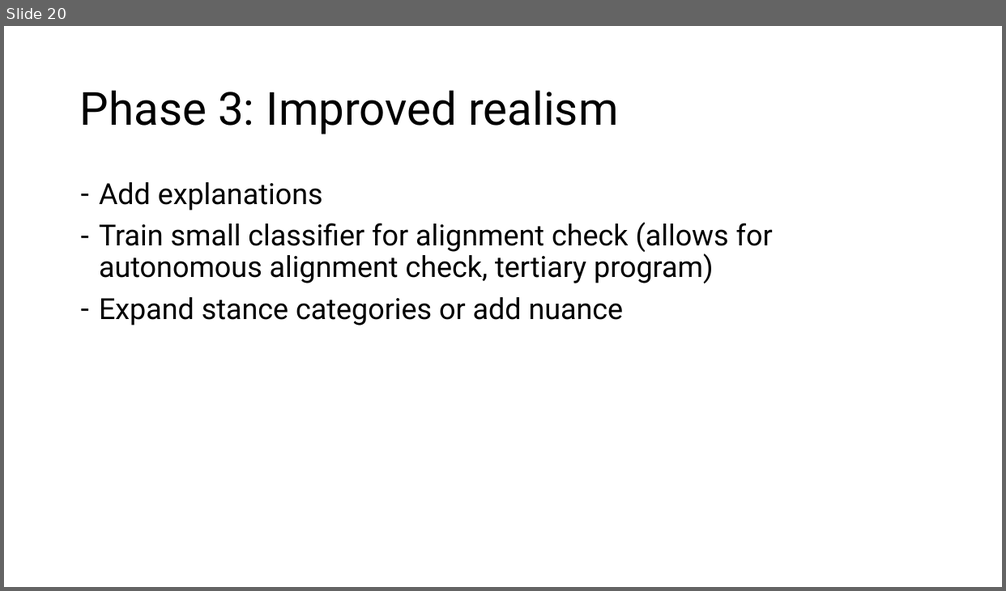
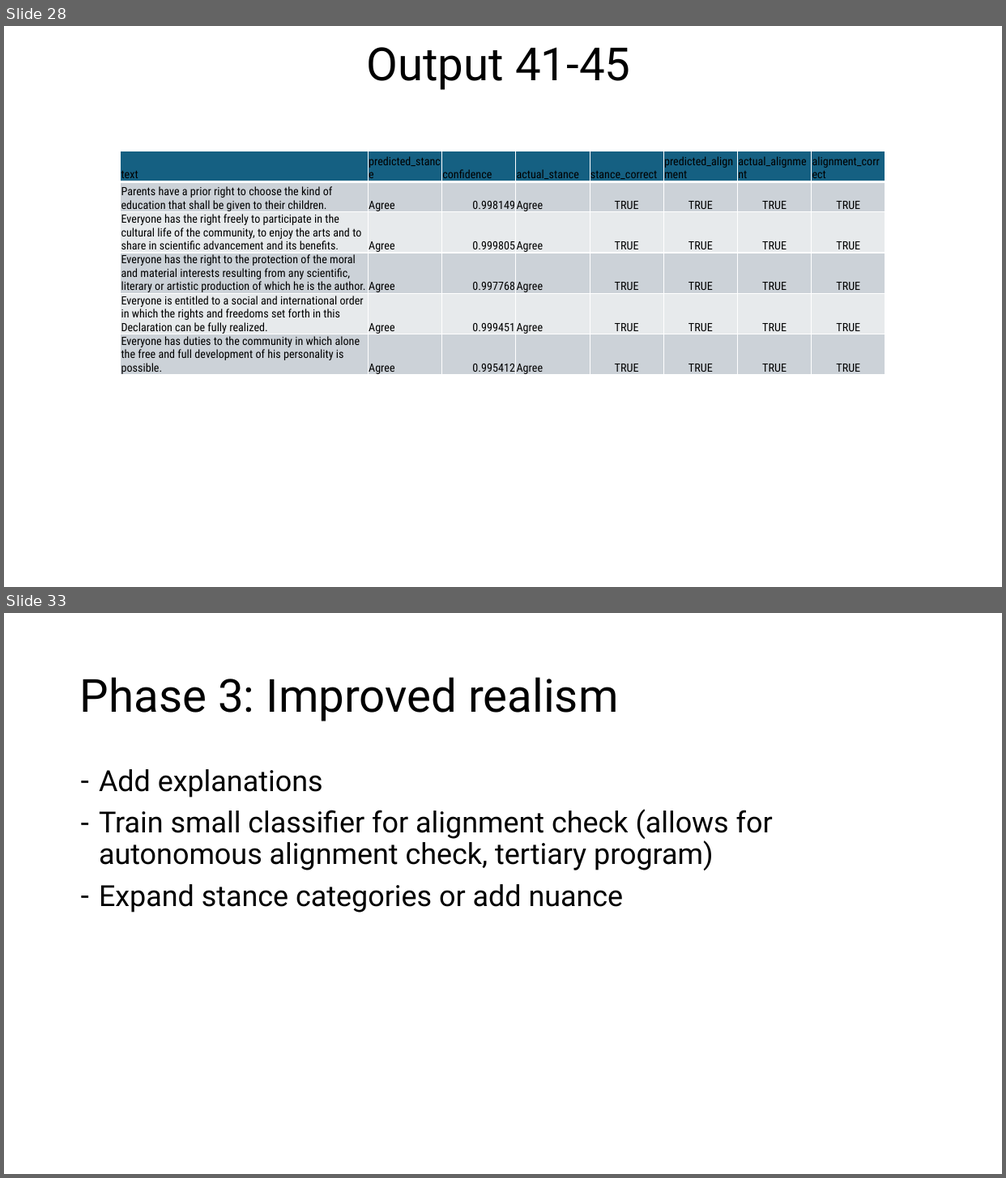
Before and after one commit to saynomayo/AI-Alignment, a slide deck: UN Aligned AI Model.pptx. Shown one above the other, each under a label of ours: slide 20 before the commit, slides 28 and 33 after it; the slides between them are not shown. The pictures are 1006x591 and 1006x1178 pixels, drawn with LibreOffice and Linux fonts; fonts in the diff are those of the drawing. Boxes give left, top, right and bottom in pixels: in the first picture for what was removed or moved away, otherwise in the second. Text is boxed around its words. In the diff, an @@ line names an element or a change of style, - is before the commit and + after.

Commit message:
program provided an agree or disagree stance

```diff
--- a/UN Aligned AI Model.pptx
+++ b/UN Aligned AI Model.pptx
@@ slide 28 added at [4,26,1002,587], background #FFFFFF @@
@@ title added at [366,47,631,90], 44 pt, text #000000 @@
+Output 41-45
@@ table added at [121,152,888,379], 6 rows, 8 columns @@
+text | predicted_stance | confidence | actual_stance | stance_correct | predicted_alignment | actual_alignment | alignment_correct
+Parents have a prior right to choose the kind of education that shall be given to their children. | Agree | 0.998149 | Agree | TRUE | TRUE | TRUE | TRUE
+Everyone has the right freely to participate in the cultural life of the community, to enjoy the arts and to share in scientific advancement and its benefits. | Agree | 0.999805 | Agree | TRUE | TRUE | TRUE | TRUE
+Everyone has the right to the protection of the moral and material interests resulting from any scientific, literary or artistic production of which he is the author. | Agree | 0.997768 | Agree | TRUE | TRUE | TRUE | TRUE
+Everyone is entitled to a social and international order in which the rights and freedoms set forth in this Declaration can be fully realized. | Agree | 0.999451 | Agree | TRUE | TRUE | TRUE | TRUE
+Everyone has duties to the community in which alone the free and full development of his personality is possible. | Agree | 0.995412 | Agree | TRUE | TRUE | TRUE | TRUE
@@ what was slide 20 is now slide 33 @@
```
Also in this commit, not shown: 3 slides changed, 14 other slides added, 1 slide removed, 3 other files.
